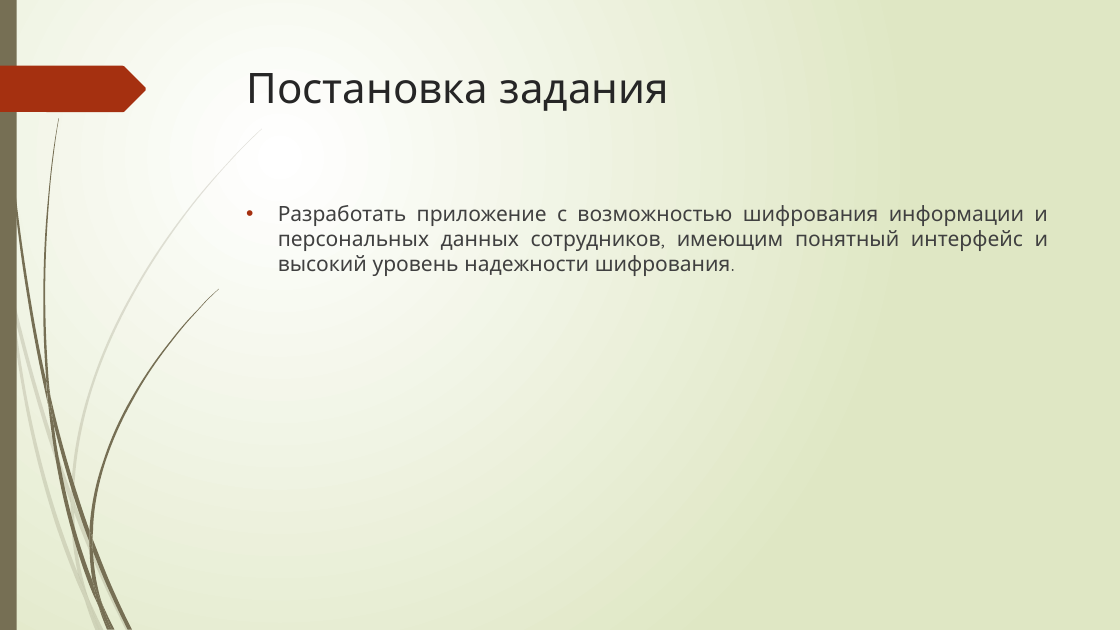
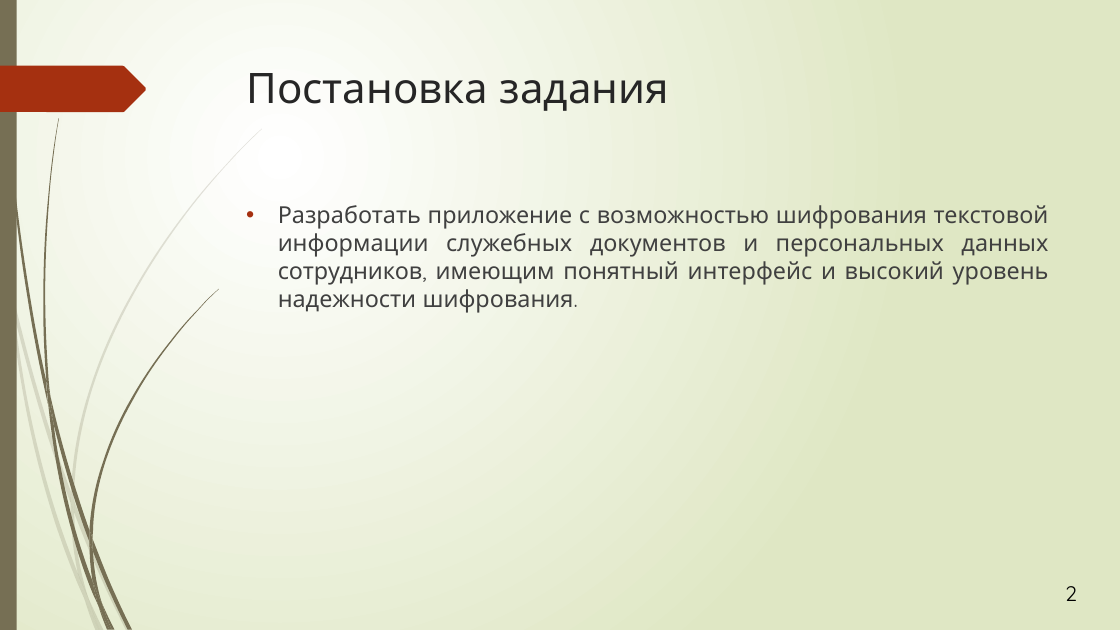
Before and after one commit to sashastahiev/ProisvodPractica, a slide deck: slide 2 of Разработка механизма защиты информации и персональных данных.pptm. Drawn at 1120x630 pixels with LibreOffice and Linux fonts; fonts in the diff are those of the drawing. Boxes give left, top, right and bottom in pixels: in the first picture for what was removed or moved away, otherwise in the second. Text is boxed around its words. In the diff, an @@ line names an element or a change of style, - is before the commit and + after.

```diff
--- a/Разработка механизма защиты информации и персональных данных.pptm
+++ b/Разработка механизма защиты информации и персональных данных.pptm
@@ text at <box>278,205,1049,313</box>: text changed; size 18 to 20 pt @@
-• Разработать приложение с возможностью шифрования информации и персональных данных сотрудников, имеющим понятный интерфейс и высокий уровень надежности шифрования.
+• Разработать приложение с возможностью шифрования текстовой информации служебных документов и персональных данных сотрудников, имеющим понятный интерфейс и высокий уровень надежности шифрования.
@@ text added at <box>1065,586,1077,601</box>, 18 pt, text #000000 @@
+2
```
Also in this commit, not shown: 13 other slides changed, 2 slides added, 2 slides removed, 2 other files.
